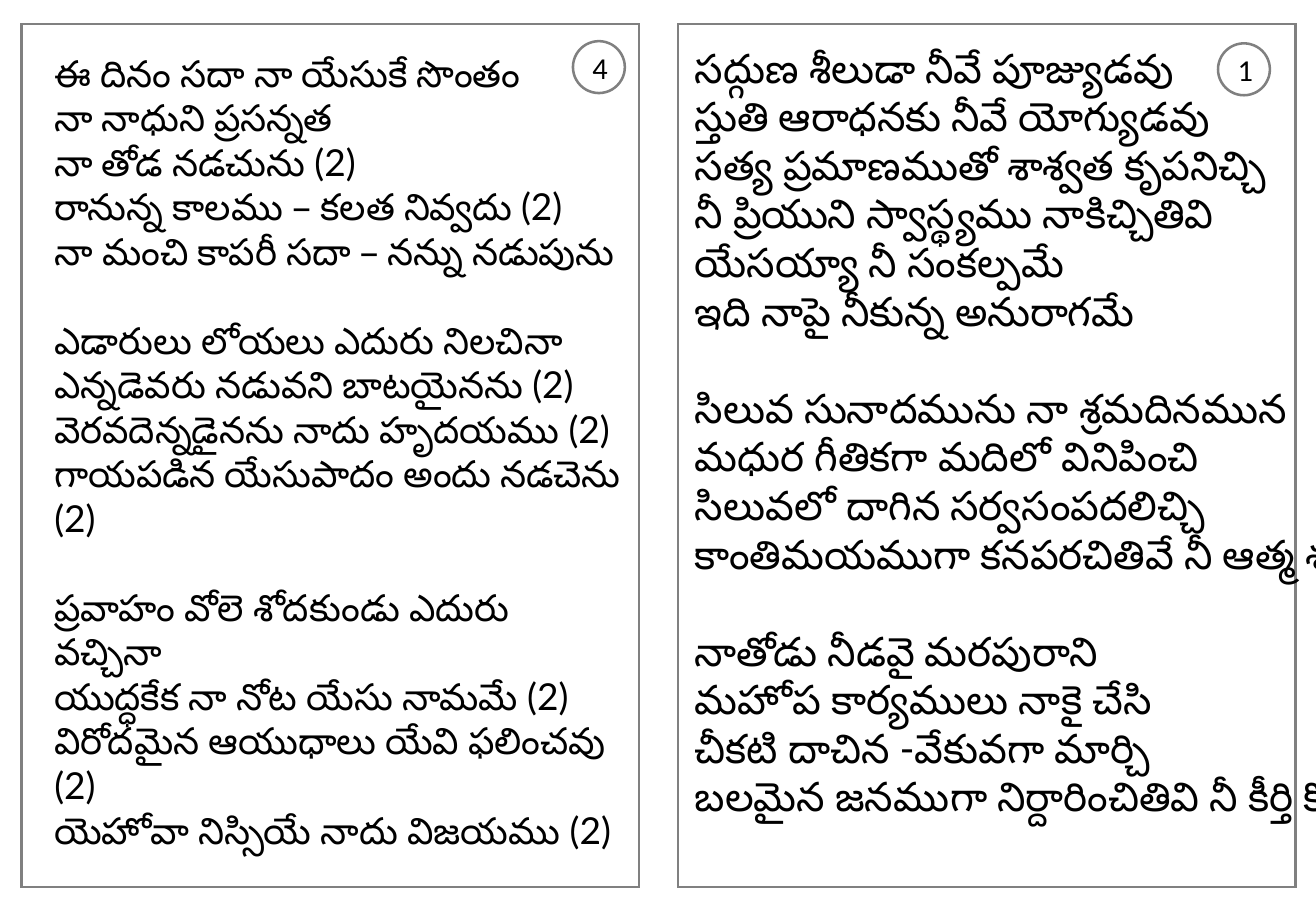
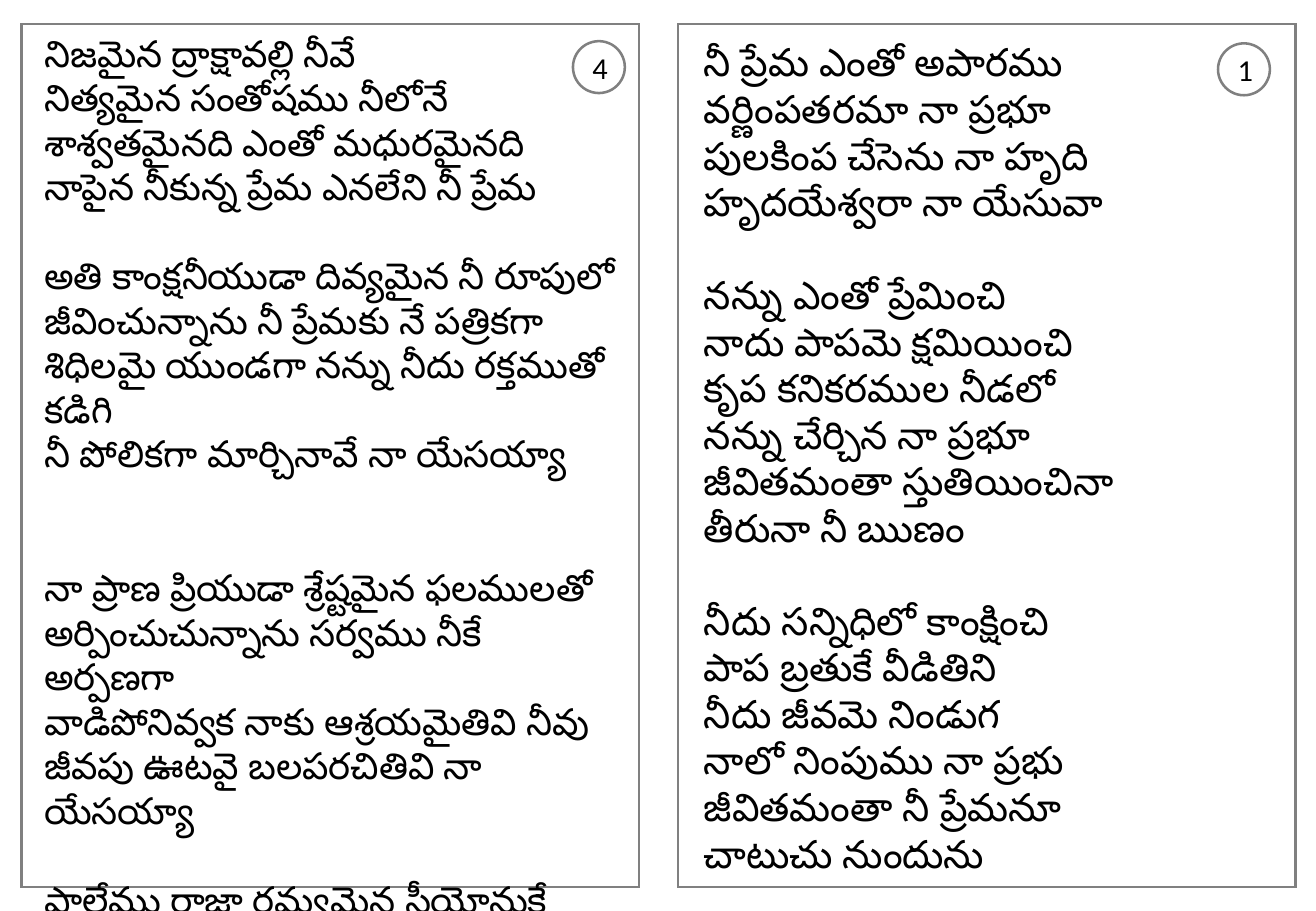
Before and after one commit to venu-webdev/songsDb, a slide deck: slide 1 of songsTemplate.pptx. Drawn at 1316x911 pixels with LibreOffice and Linux fonts; fonts in the diff are those of the drawing. Boxes give left, top, right and bottom in pixels: in the first picture for what was removed or moved away, otherwise in the second. Text is boxed around its words. In the diff, an @@ line names an element or a change of style, - is before the commit and + after.

```diff
--- a/songsTemplate.pptx
+++ b/songsTemplate.pptx
@@ text at [44,40,615,839]: text changed @@
-ఈ దినం సదా నా యేసుకే సొంతం
-నా నాధుని ప్రసన్నత
-నా తోడ నడచును (2)
-రానున్న కాలము – కలత నివ్వదు (2)
-నా మంచి కాపరీ సదా – నన్ను నడుపును
-ఎడారులు లోయలు ఎదురు నిలచినా
-ఎన్నడెవరు నడువని బాటయైనను (2)
-వెరవదెన్నడైనను నాదు హృదయము (2)
-గాయపడిన యేసుపాదం అందు నడచెను (2)
-ప్రవాహం వోలె శోదకుండు ఎదురు వచ్చినా
-యుద్ధకేక నా నోట యేసు నామమే (2)
-విరోదమైన ఆయుధాలు యేవి ఫలించవు (2)
-యెహోవా నిస్సియే నాదు విజయము (2)
+నిజమైన ద్రాక్షావల్లి నీవే
+నిత్యమైన సంతోషము నీలోనే
+శాశ్వతమైనది ఎంతో మధురమైనది
+నాపైన నీకున్న ప్రేమ ఎనలేని నీ ప్రేమ
+అతి కాంక్షనీయుడా దివ్యమైన నీ రూపులో
+జీవించున్నాను నీ ప్రేమకు నే పత్రికగా
+శిధిలమై యుండగా నన్ను నీదు రక్తముతో కడిగి
+నీ పోలికగా మార్చినావే నా యేసయ్యా
+నా ప్రాణ ప్రియుడా శ్రేష్టమైన ఫలములతో
+అర్పించుచున్నాను సర్వము నీకే అర్పణగా
+వాడిపోనివ్వక నాకు ఆశ్రయమైతివి నీవు
+జీవపు ఊటవై బలపరచితివి నా యేసయ్యా
+షాలేము రాజా రమ్యమైన సీయోనుకే
+నను నడిపించుము నీ చిత్తమైన మార్గములో
+అలసి పోనివ్వక నన్ను నీదు ఆత్మతో నింపి
+ఆదరణ కర్తవై నను చేర్చుము నీ రాజ్యములో
@@ text at [704,48,1114,869]: text changed; size 24 to 23 pt @@
-సద్గుణ శీలుడా నీవే పూజ్యుడవు
-స్తుతి ఆరాధనకు నీవే యోగ్యుడవు
-సత్య ప్రమాణముతో శాశ్వత కృపనిచ్చి
-నీ ప్రియుని స్వాస్థ్యము నాకిచ్చితివి
-యేసయ్యా నీ సంకల్పమే
-ఇది నాపై నీకున్న అనురాగమే
-సిలువ సునాదమును నా శ్రమదినమున
-మధుర గీతికగా మదిలో వినిపించి
-సిలువలో దాగిన సర్వసంపదలిచ్చి
-కాంతిమయముగా కనపరచితివే నీ ఆత్మ శక్తితో
-నాతోడు నీడవై మరపురాని
-మహోప కార్యములు నాకై చేసి
-చీకటి దాచిన -వేకువగా మార్చి
-బలమైన జనముగా నిర్దారించితివి నీ కీర్తి కొరకే
+నీ ప్రేమ ఎంతో అపారము
+వర్ణింపతరమా నా ప్రభూ
+పులకింప చేసెను నా హృది
+హృదయేశ్వరా నా యేసువా
+నన్ను ఎంతో ప్రేమించి
+నాదు పాపమె క్షమియించి
+కృప కనికరముల నీడలో
+నన్ను చేర్చిన నా ప్రభూ
+జీవితమంతా స్తుతియించినా
+తీరునా నీ ఋణం
+నీదు సన్నిధిలో కాంక్షించి
+పాప బ్రతుకే వీడితిని
+నీదు జీవమె నిండుగ
+నాలో నింపుము నా ప్రభు
+జీవితమంతా నీ ప్రేమనూ
+చాటుచు నుందును
```
Also in this commit, not shown: 1 other slide changed, 5 other files.
